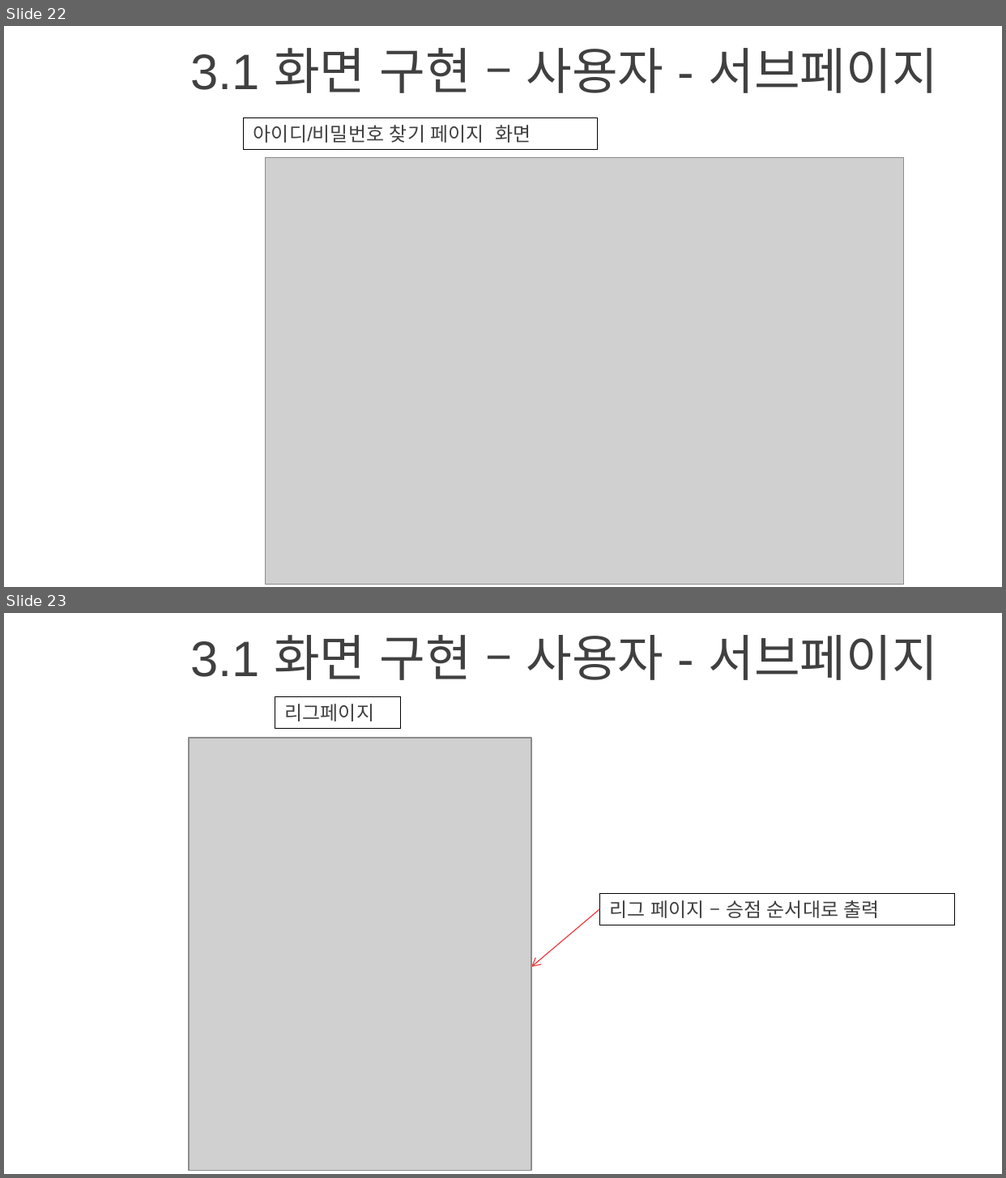
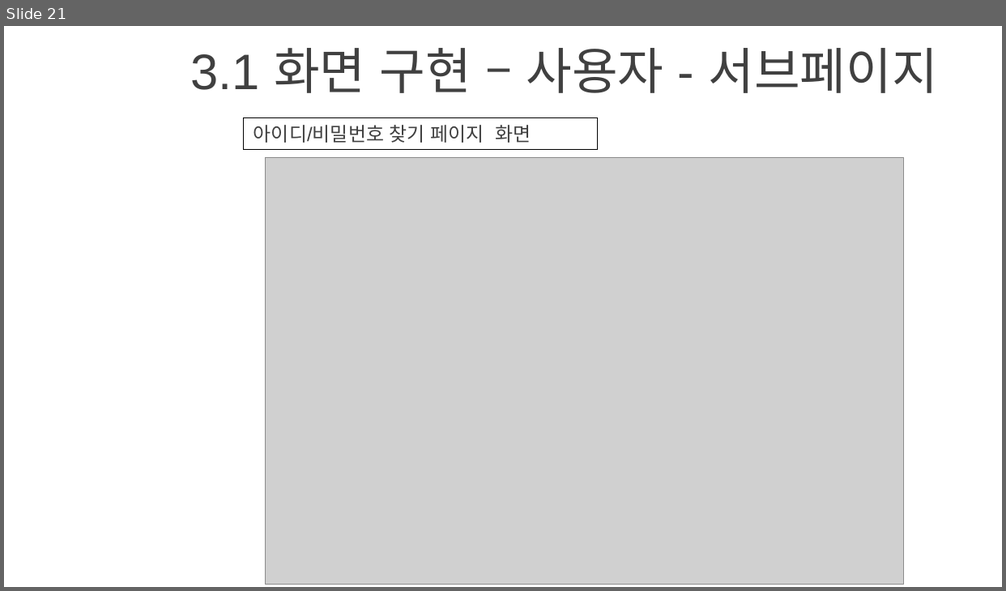
Before and after one commit to Hyunkee/tottenham, a slide deck: 포트폴리오/PPT/김현기-Tottenham-포트폴리오.pptx. Shown one above the other, each under a label of ours: slides 22 and 23 before the commit, slide 21 after it. The pictures are 1006x1178 and 1006x591 pixels, drawn with LibreOffice and Linux fonts; fonts in the diff are those of the drawing; grey boxes stand for pictures; background and template pictures are left out. Boxes give left, top, right and bottom in pixels: in the first picture for what was removed or moved away, otherwise in the second. Text is boxed around its words. In the diff, an @@ line names an element or a change of style, - is before the commit and + after.

```diff
--- a/포트폴리오/PPT/김현기-Tottenham-포트폴리오.pptx
+++ b/포트폴리오/PPT/김현기-Tottenham-포트폴리오.pptx
@@ slide 23 removed at (4,613,1002,1174), background picture (left out) @@
@@ text removed at (190,635,938,680) @@
-3.1 화면 구현 – 사용자 - 서브페이지
@@ text removed at (275,696,401,728) @@
-리그페이지
@@ picture removed at (189,738,532,1171) @@
@@ rectangle removed at (600,893,955,924) @@
-리그 페이지 – 승점 순서대로 출력
@@ arrow removed from (600, 909) to (532, 967) @@
@@ what was slide 22 is now slide 21 @@
```
Also in this commit, not shown: 14 other slides changed, 6 slides added, 1 other slide removed, 31 other files.
